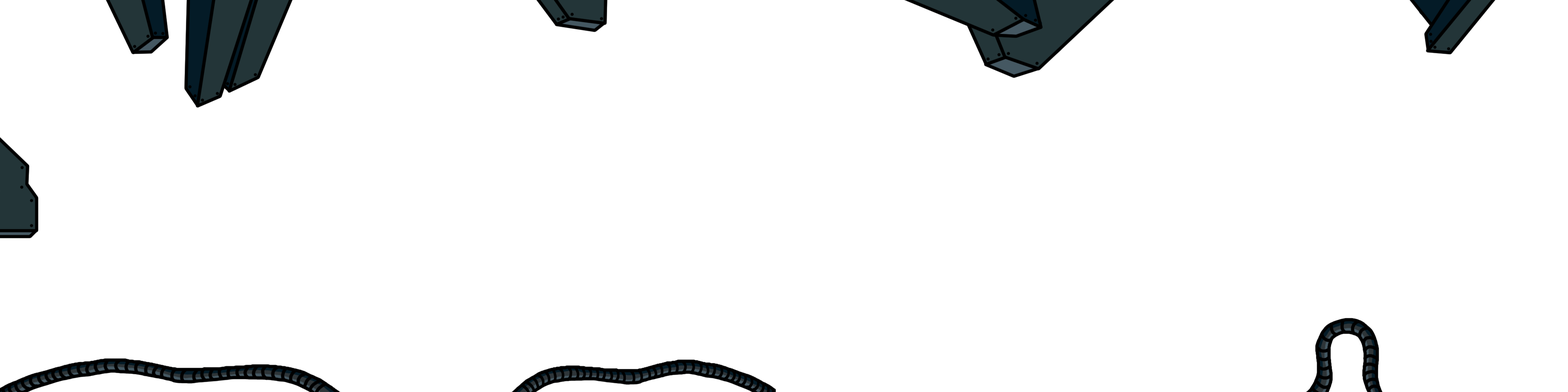
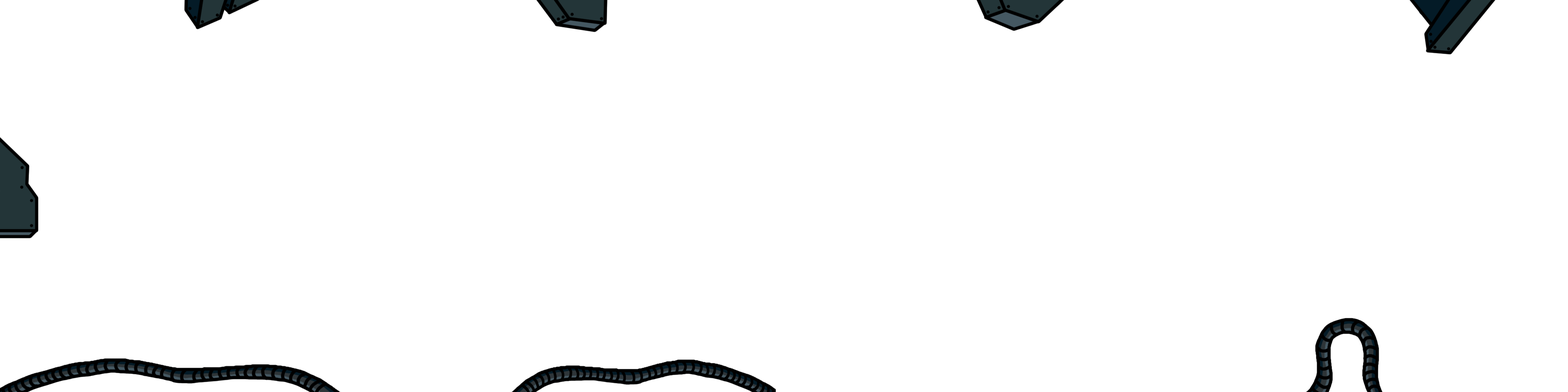
Comparing the layer stacks of the two 1568x392 images. Changes:
painted on "Linework" over [105, 0, 1115, 108]
painted on "Color" over [107, 0, 1112, 105]
